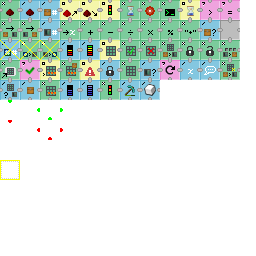
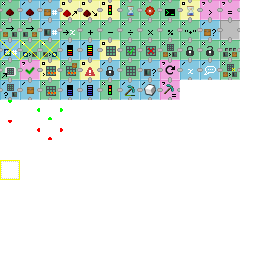
Layers edited between the first and the second w=256, h=256 image:
painted on "icons.png" over [160, 80, 180, 100]
